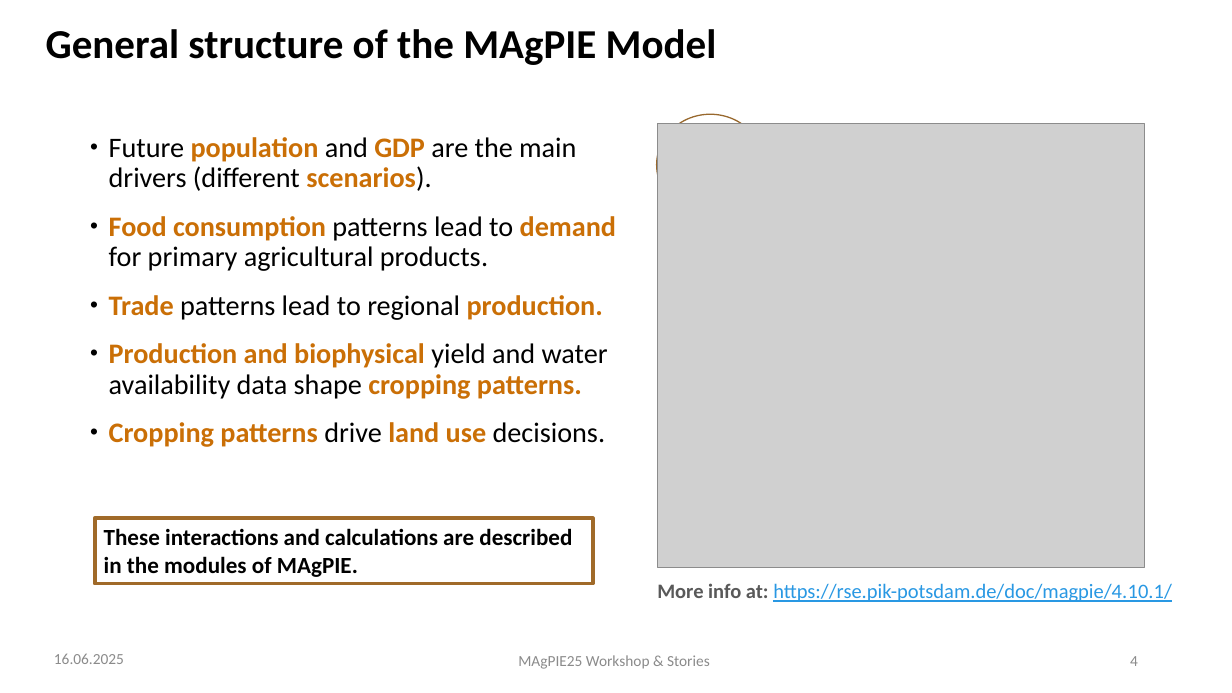
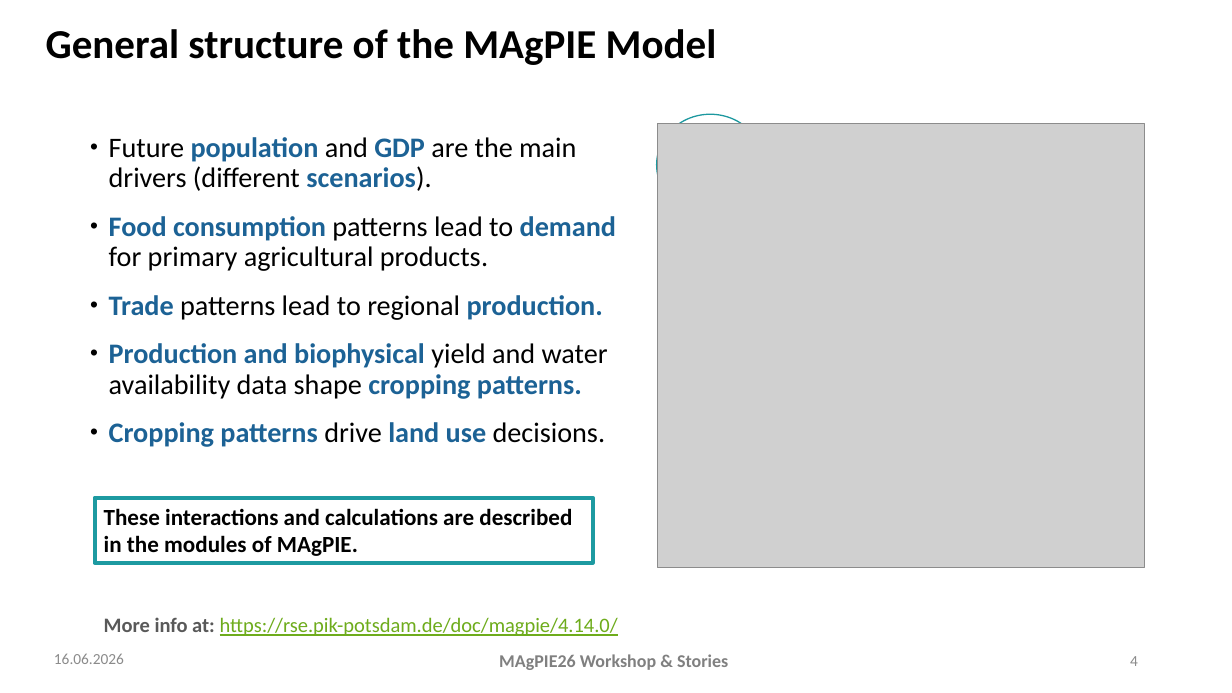
Before and after one commit to magpiemodel/magpiemodel.github.io, a slide deck: slide 4 of assets/slides/GAMS code, modules & realizations.pptx. Drawn at 1232x693 pixels with LibreOffice and Linux fonts; fonts in the diff are those of the drawing; grey boxes stand for pictures; background and template pictures are left out. Boxes give left, top, right and bottom in pixels: in the first picture for what was removed or moved away, otherwise in the second. Text is boxed around its words. In the diff, an @@ line names an element or a change of style, - is before the commit and + after.

```diff
--- a/assets/slides/GAMS code, modules & realizations.pptx
+++ b/assets/slides/GAMS code, modules & realizations.pptx
@@ ellipse at (x1=657, y1=115, x2=764, y2=216): outline #98682E 1 pt to #1D989F 1 pt @@
@@ text "Future population and GDP are ..." at (x1=109, y1=137, x2=616, y2=447): text colour #CA6F06 to #1D6294 in "population GDP scenarios).", "Food consumption demand", "Trade production.", "Production and biophysical cropping patterns." and 1 more places @@
@@ rectangle "These interactions and calculations are ..." moved from (x1=94, y1=518, x2=592, y2=584) to (x1=94, y1=498, x2=592, y2=564) @@
@@ rectangle "These interactions and calculations are ..." at (x1=94, y1=498, x2=592, y2=564): outline #A06A29 3 pt to #1D9BA1 3 pt @@
@@ text at (x1=104, y1=617, x2=618, y2=636): text changed; text colour #2998E3 to #6EAC1C @@
-More info at: https://rse.pik-potsdam.de/doc/magpie/4.10.1/
+More info at: https://rse.pik-potsdam.de/doc/magpie/4.14.0/
@@ text at (x1=54, y1=653, x2=124, y2=664): text changed @@
-16.06.2025
+16.06.2026
@@ text at (x1=499, y1=654, x2=728, y2=670): text changed; size 12 to 14 pt; text colour #8C8C8C to #808080; bold on @@
-MAgPIE25 Workshop & Stories
+MAgPIE26 Workshop & Stories
```
Also in this commit, not shown: 11 other slides changed, 1 slide added.
